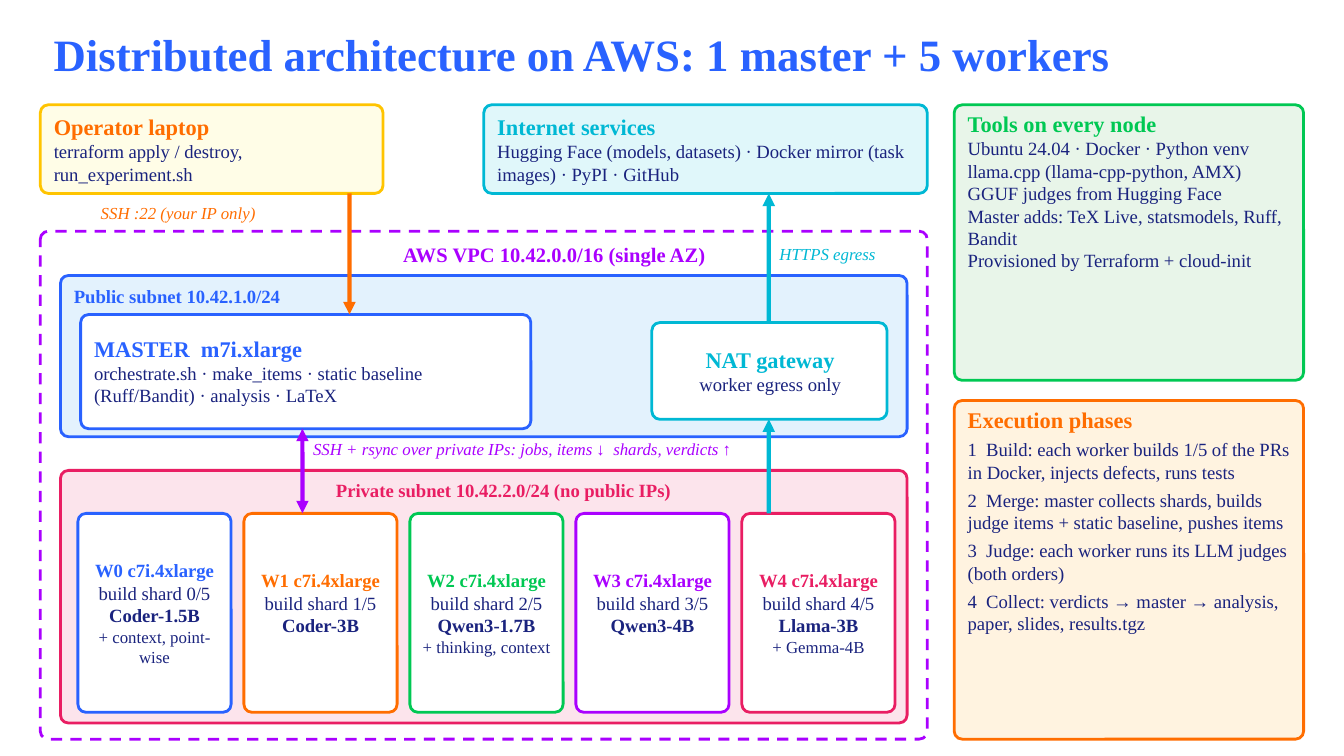
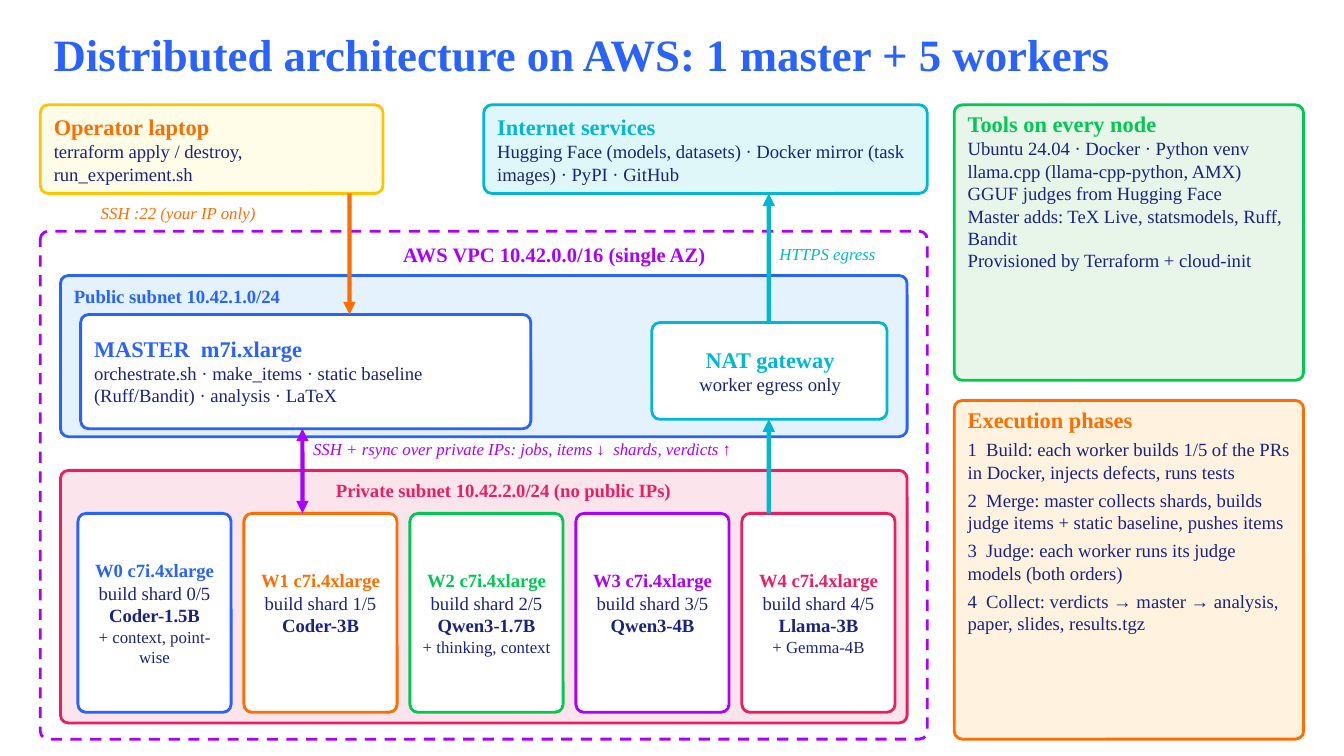
Before and after one commit to the-mgi/nlp-project-, a slide deck: slide 1 of slides/RepoJudgeBench_architecture_slide.pptx. Drawn at 1344x756 pixels with LibreOffice and Linux fonts; fonts in the diff are those of the drawing. Boxes give left, top, right and bottom in pixels: in the first picture for what was removed or moved away, otherwise in the second. Text is boxed around its words. In the diff, an @@ line names an element or a change of style, - is before the commit and + after.

```diff
--- a/slides/RepoJudgeBench_architecture_slide.pptx
+++ b/slides/RepoJudgeBench_architecture_slide.pptx
@@ text at box(968, 544, 1235, 584): text changed @@
-3 Judge: each worker runs its LLM judges (both orders)
+3 Judge: each worker runs its judge models (both orders)
```
Also in this commit, not shown: 9 other files.
